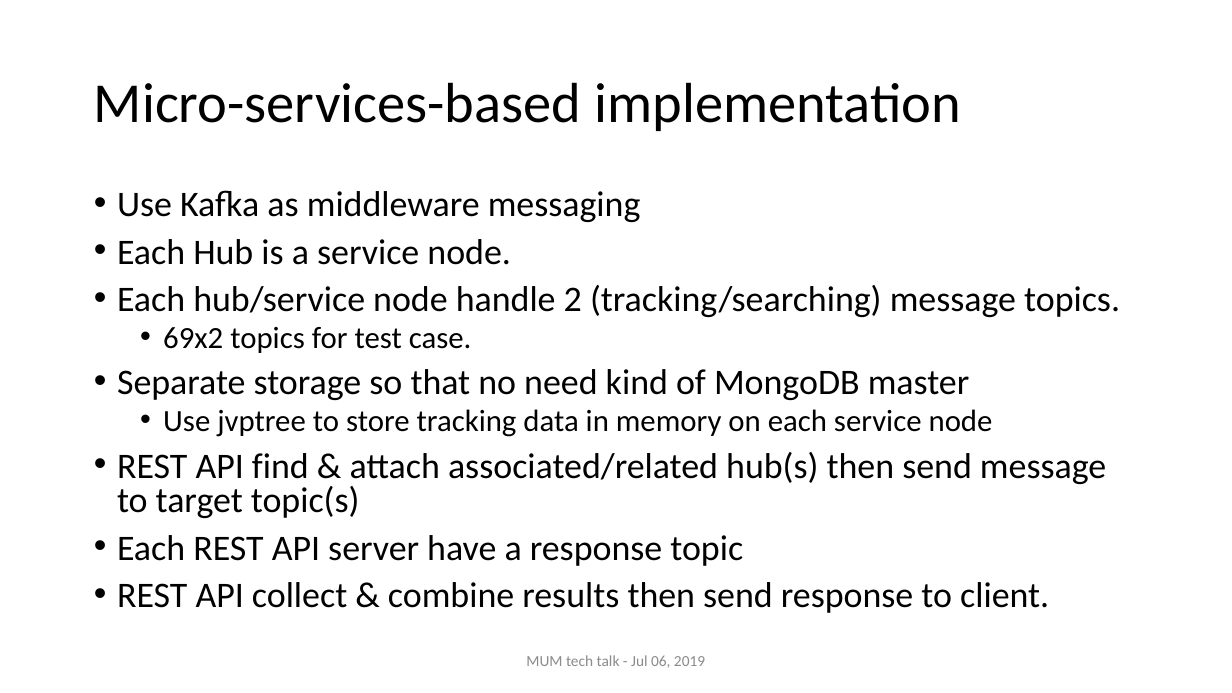
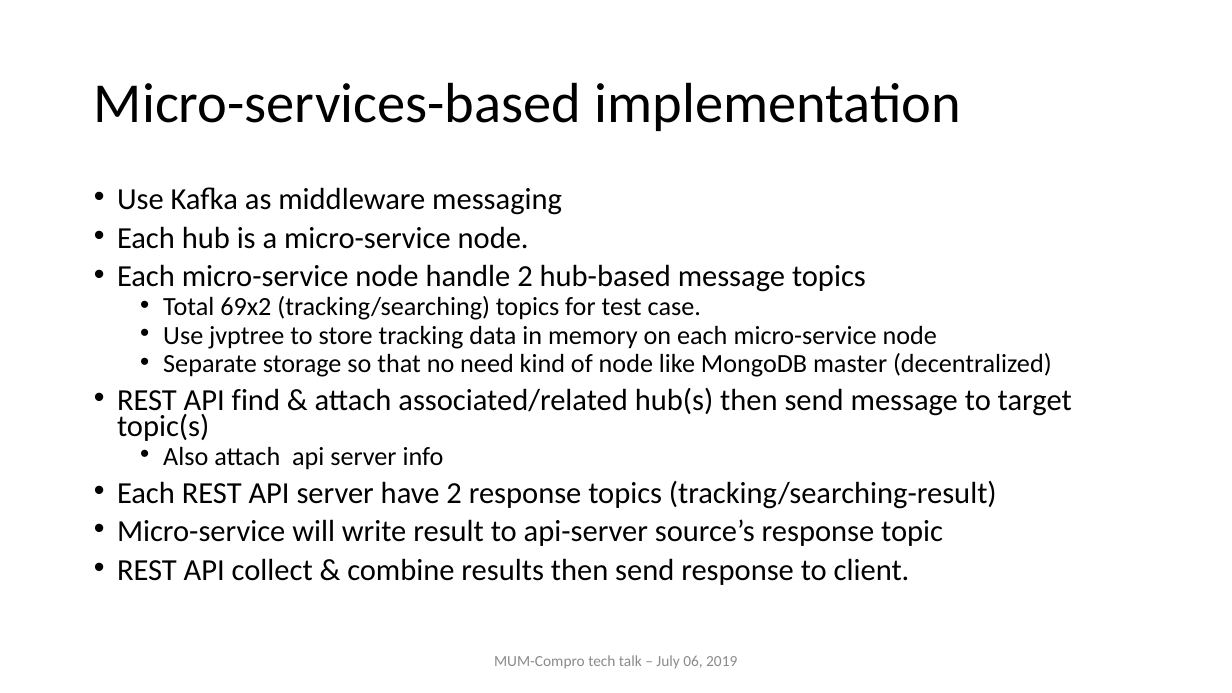
Before and after one commit to nghianghesi/hms, a slide deck: slide 16 of slide.pptx (slide 15 before the commit). Drawn at 1232x693 pixels with LibreOffice and Linux fonts; fonts in the diff are those of the drawing. Boxes give left, top, right and bottom in pixels: in the first picture for what was removed or moved away, otherwise in the second. Text is boxed around its words. In the diff, an @@ line names an element or a change of style, - is before the commit and + after.

Commit message:
slide

```diff
--- a/slide.pptx
+++ b/slide.pptx
@@ text at [117,187,1072,585]: size 28 to 23.8 pt in "Use Kafka as middleware messaging", "REST API find & attach associated/related hub(s) ...", "REST API collect & combine results then ..."; line spacing 0.8 to 0.7 @@
@@ text at [117,226,1052,377]: text changed; size 28 to 20.4 pt @@
-• Each Hub is a service node.
-• Each hub/service node handle 2 (tracking/searching) message topics.
-  • 69x2 topics for test case.
-• Separate storage so that no need kind of MongoDB master
-  • Use jvptree to store tracking data in memory on each service node
+• Each hub is a micro-service node.
+• Each micro-service node handle 2 hub-based message topics
+  • Total 69x2 (tracking/searching) topics for test case.
+  • Use jvptree to store tracking data in memory on each micro-service node
+  • Separate storage so that no need kind of node like MongoDB master (decentralized)
@@ text at [117,446,997,546]: text changed; size 28 to 23.8 pt @@
-• Each REST API server have a response topic
+  • Also attach api server info
+• Each REST API server have 2 response topics (tracking/searching-result)
+• Micro-service will write result to api-server source’s response topic
@@ text at [494,655,737,669]: text changed @@
-MUM tech talk - Jul 06, 2019
+MUM-Compro tech talk – July 06, 2019
```
Also in this commit, not shown: 27 other slides changed, 1 slide added.
